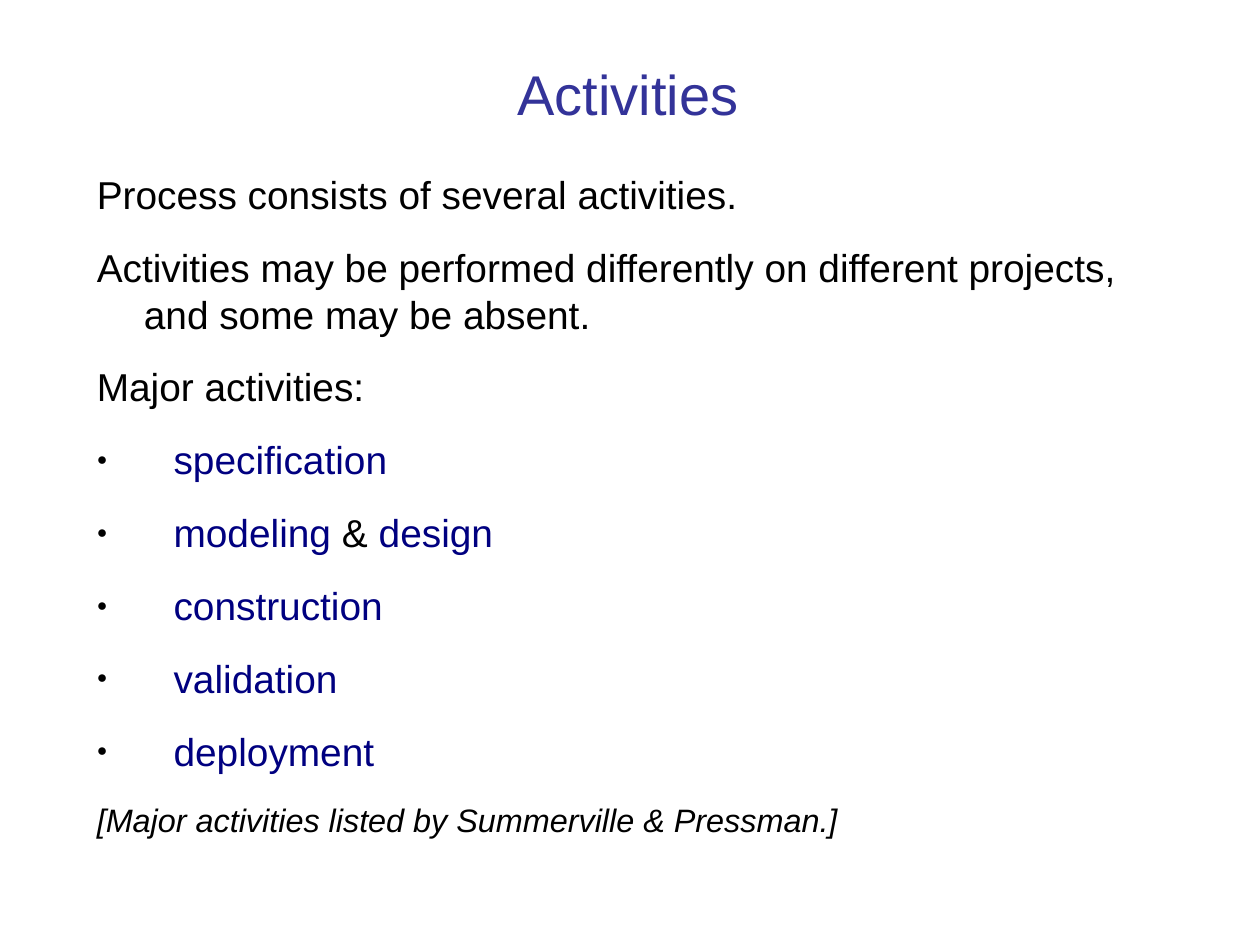
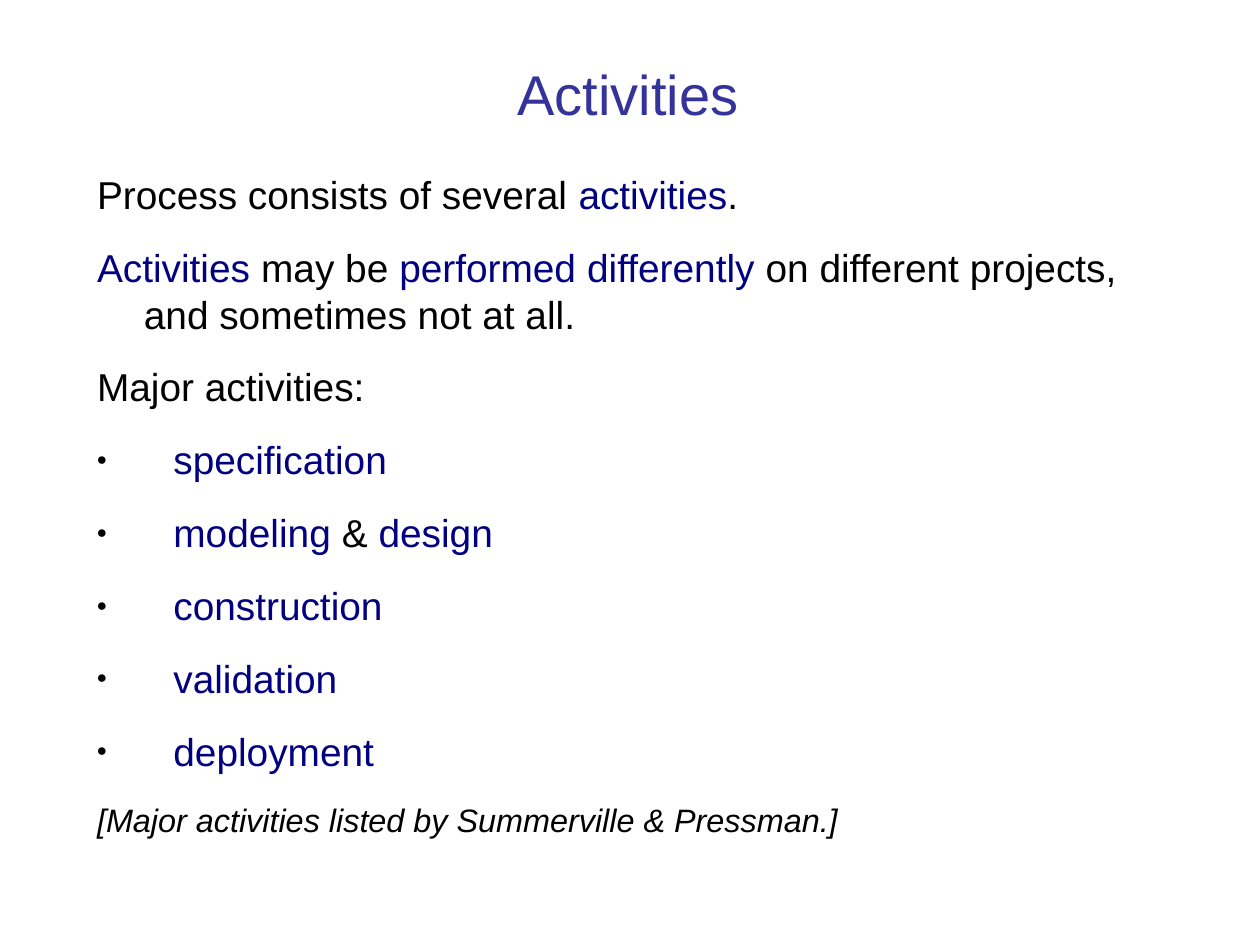
Before and after one commit to cpske/ISP, a slide deck: slide 18 of software-process/Introduction-software-process.ppt (slide 13 before the commit). Drawn at 1260x945 pixels with LibreOffice and Linux fonts; fonts in the diff are those of the drawing. Boxes give left, top, right and bottom in pixels: in the first picture for what was removed or moved away, otherwise in the second. Text is boxed around its words. In the diff, an @@ line names an element or a change of style, - is before the commit and + after.

Commit message:
improve intro to process

```diff
--- a/software-process/Introduction-software-process.ppt
+++ b/software-process/Introduction-software-process.ppt
@@ text at (97,181,739,210): text colour #000000 to #000080 in "activities." @@
@@ text at (97,254,1117,330): text changed @@
-Activities may be performed differently on different projects, and some may be absent.
+Activities may be performed differently on different projects, and sometimes not at all.
```
Also in this commit, not shown: 23 other slides changed, 13 slides added, 23 slides removed, 4 other files.
